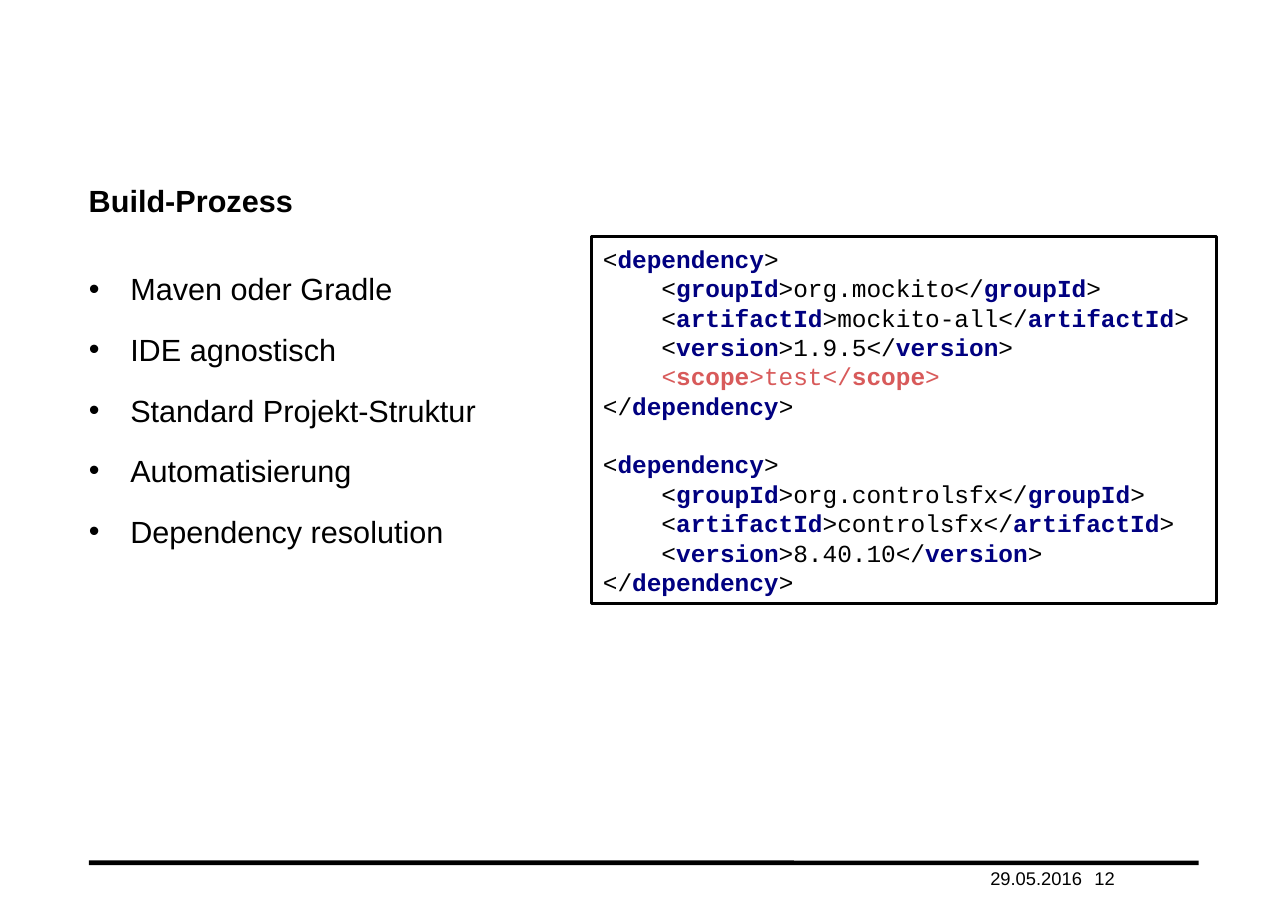
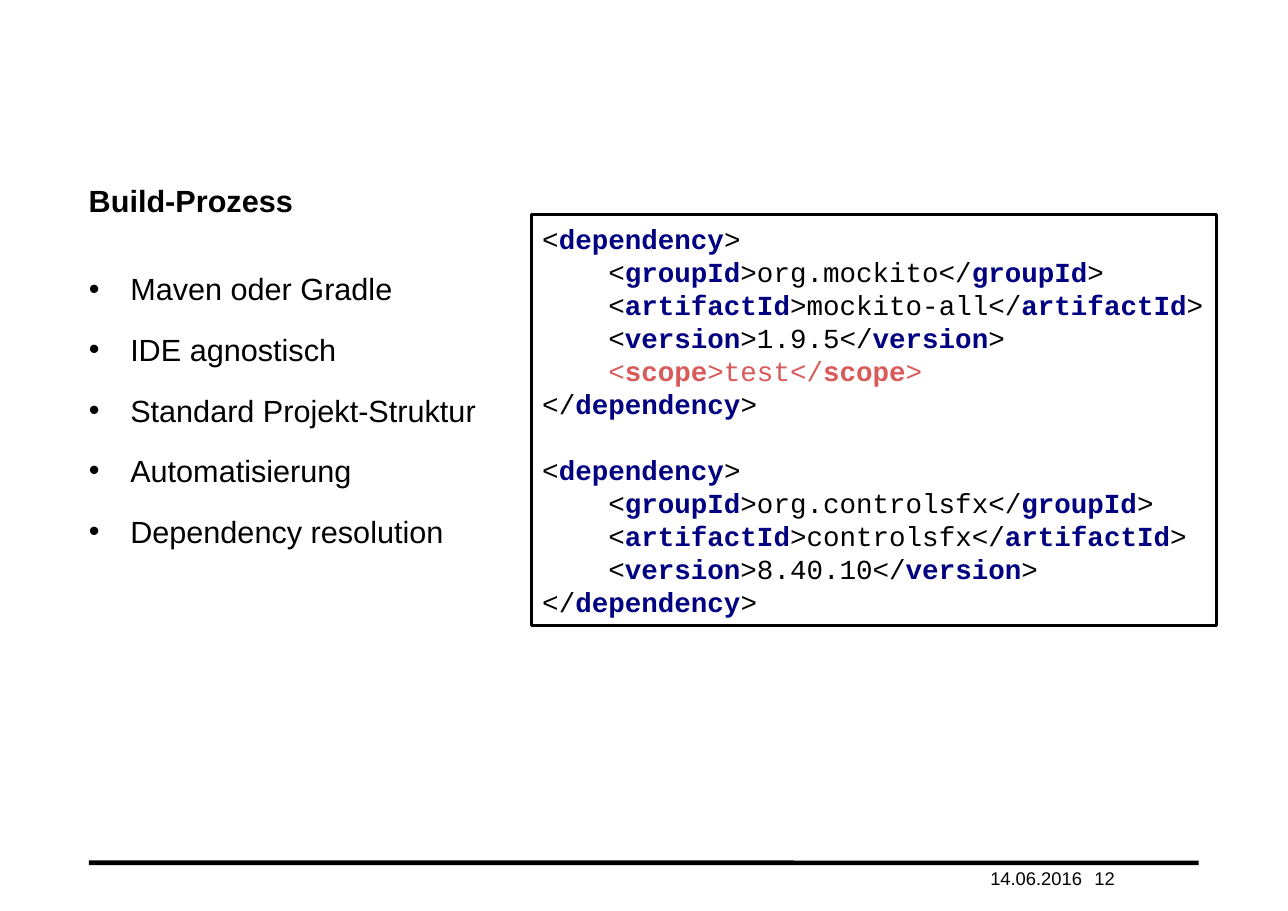
Before and after one commit to haisi/oop2Project, a slide deck: slide 12 of presentation.pptx. Drawn at 1288x911 pixels with LibreOffice and Linux fonts; fonts in the diff are those of the drawing; background and template pictures are left out. Boxes give left, top, right and bottom in pixels: in the first picture for what was removed or moved away, otherwise in the second. Text is boxed around its words. In the diff, an @@ line names an element or a change of style, - is before the commit and + after.

```diff
--- a/presentation.pptx
+++ b/presentation.pptx
@@ rectangle "<dependency> <groupId>org.mockito</groupId> <artifactId>mock ...": place and size @@
-rectangle "<dependency> <groupId>org.mockito</groupId> <artifactId>mock ..." at [592,237,1216,604]
+rectangle "<dependency> <groupId>org.mockito</groupId> <artifactId>mock ..." at [531,215,1216,627]
@@ rectangle "<dependency> <groupId>org.mockito</groupId> <artifactId>mock ..." at [531,215,1216,627]: size 16 to 18 pt @@
@@ text at [990,872,1082,885]: text changed @@
-29.05.2016
+14.06.2016
```
Also in this commit, not shown: 11 other slides changed, 2 slides added.
